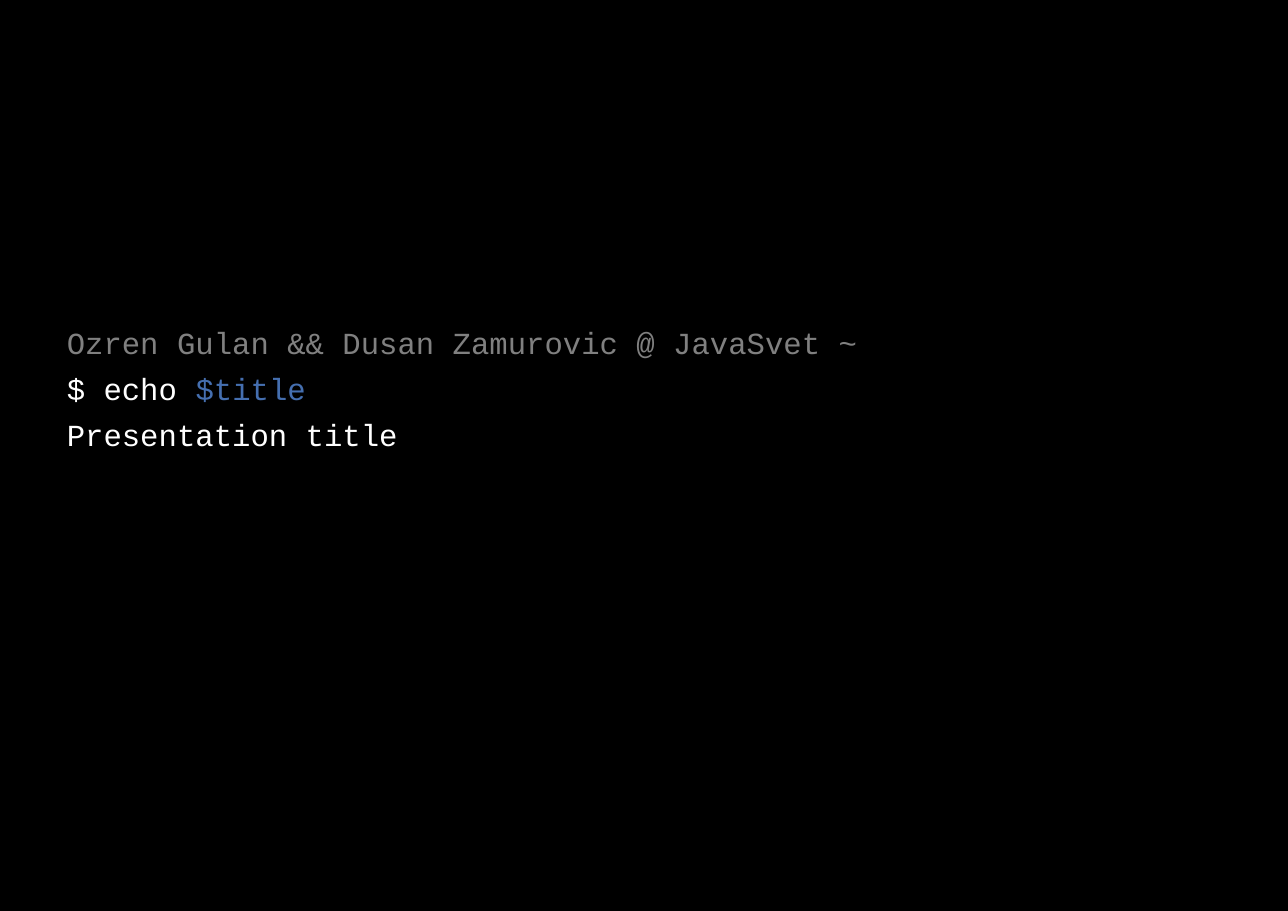
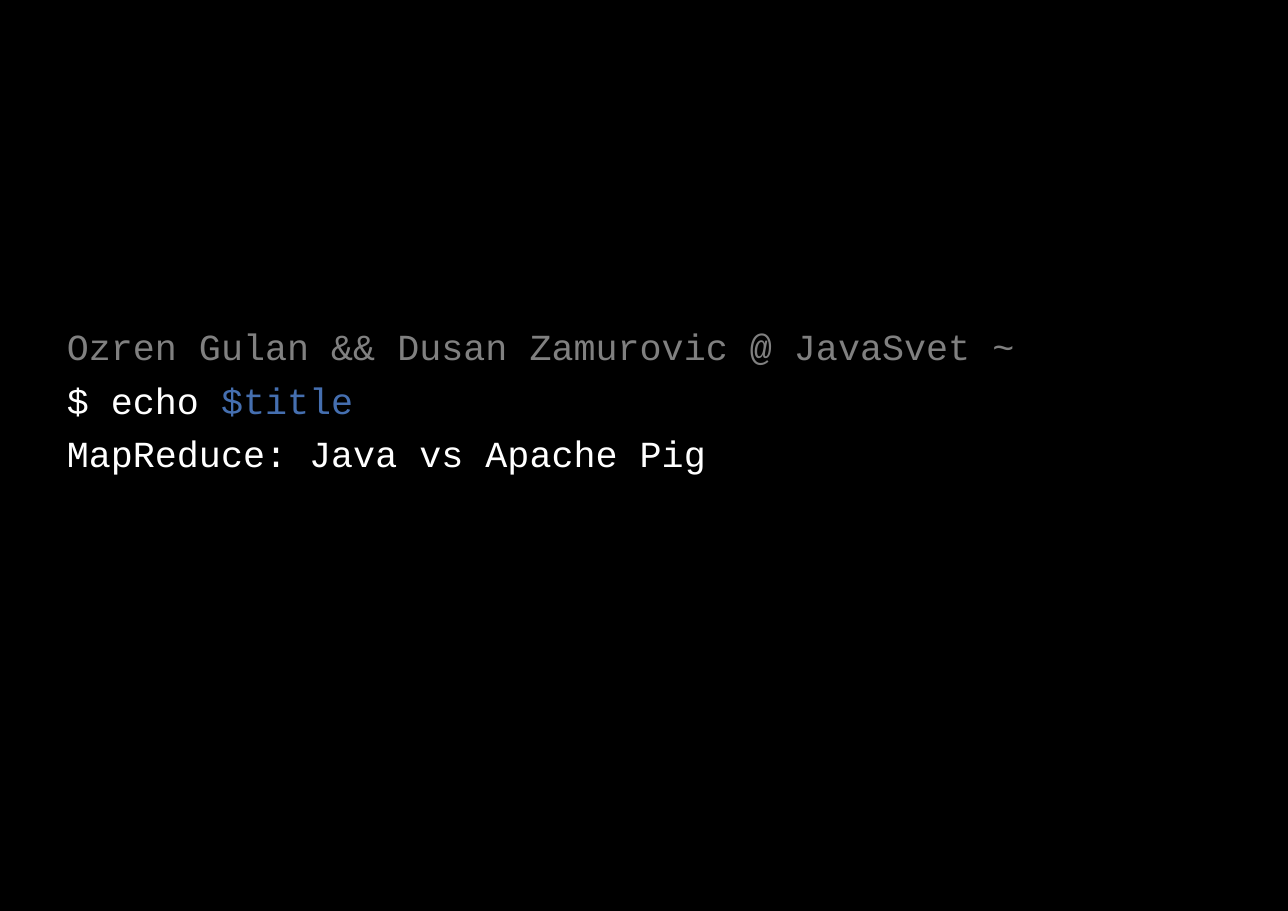
Before and after one commit to dzamurovic/coding-serbia-2014, a slide deck: slide 1 of coding-serbia.pptx. Drawn at 1288x911 pixels with LibreOffice and Linux fonts; fonts in the diff are those of the drawing; background and template pictures are left out. Boxes give left, top, right and bottom in pixels: in the first picture for what was removed or moved away, otherwise in the second. Text is boxed around its words. In the diff, an @@ line names an element or a change of style, - is before the commit and + after.

```diff
--- a/coding-serbia.pptx
+++ b/coding-serbia.pptx
@@ subtitle at box(67, 334, 970, 417): size 20 to 24 pt in "Ozren Gulan && Dusan Zamurovic @ JavaSvet ...", "$ echo $title" @@
@@ subtitle at box(67, 441, 706, 475): text changed; size 20 to 24 pt @@
-Presentation title
+MapReduce: Java vs Apache Pig
```
Also in this commit, not shown: 2 other slides changed, 11 slides added, 4 slides removed, 3 other files.
